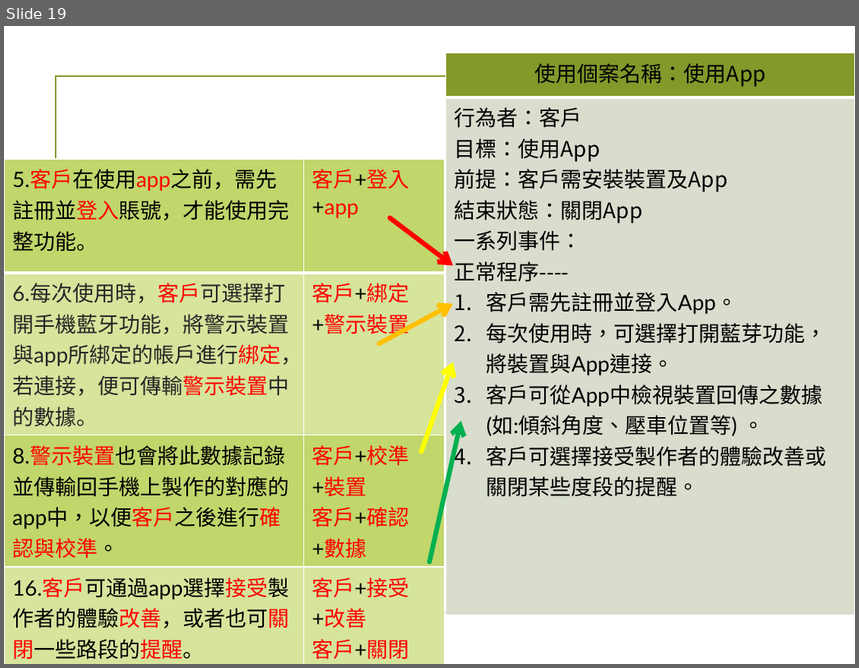
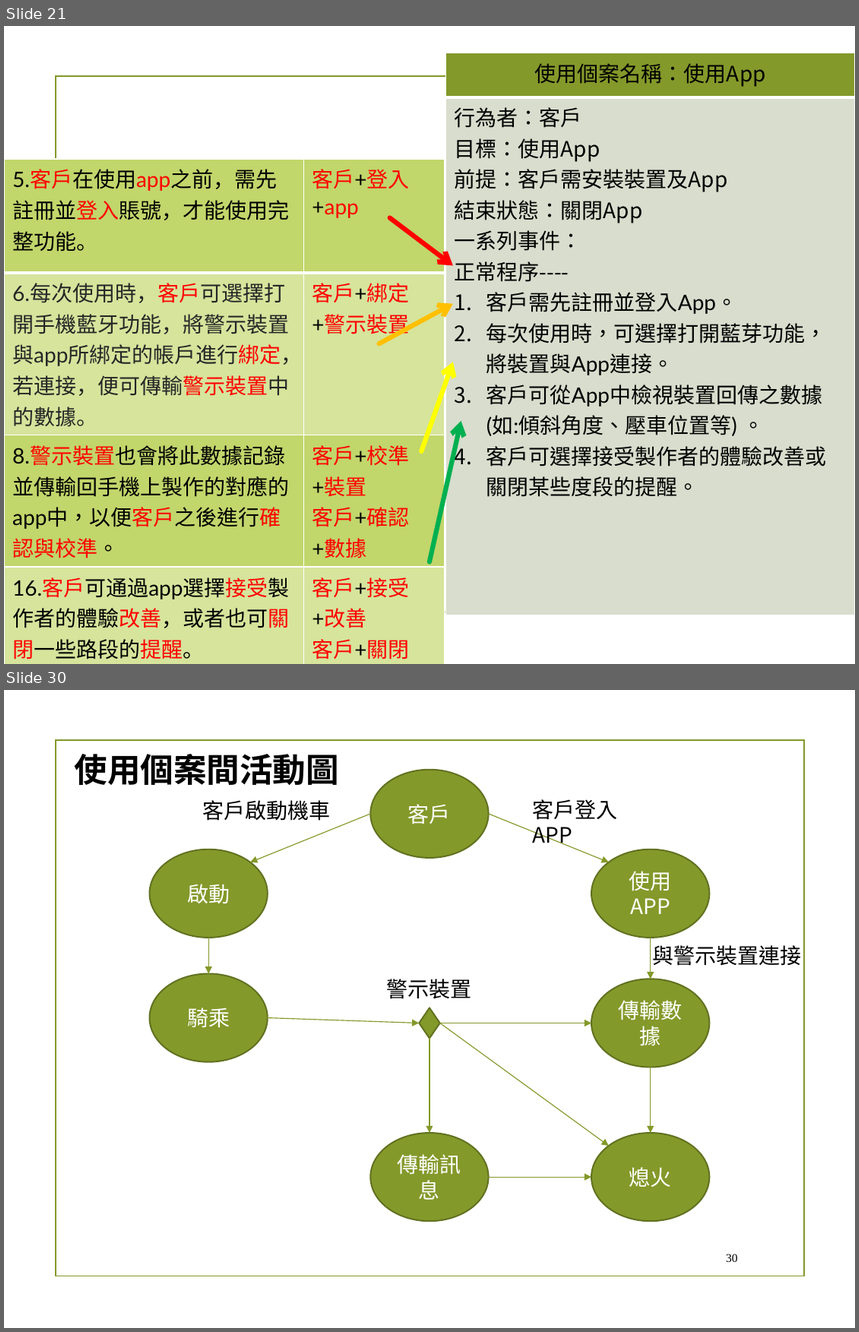
Before and after one commit to chandlerkuo/sharepee, a slide deck: 陀螺儀機車警示裝置.pptx. Shown one above the other, each under a label of ours: slide 19 before the commit, slides 21 and 30 after it; the slides between them are not shown. The pictures are 859x668 and 859x1332 pixels, drawn with LibreOffice and Linux fonts; fonts in the diff are those of the drawing; background and template pictures are left out. Boxes give left, top, right and bottom in pixels: in the first picture for what was removed or moved away, otherwise in the second. Text is boxed around its words. In the diff, an @@ line names an element or a change of style, - is before the commit and + after.

Commit message:
Update 陀螺儀機車警示裝置.pptx
加入使用個案圖

```diff
--- a/陀螺儀機車警示裝置.pptx
+++ b/陀螺儀機車警示裝置.pptx
@@ slide 30 added at (4, 690, 855, 1328), background picture (left out); not listed: 1 template element that a slide beside it also shows @@
@@ text added at (75, 754, 339, 785), 28 pt, text #000000, bold @@
+使用個案間活動圖
@@ ellipse added at (371, 770, 489, 859), fill #83992A, outline #61711F 1.25 pt, 18 pt, text #FFFFFF @@
+客戶
@@ text added at (203, 800, 331, 821), 18 pt, text #000000 @@
+客戶啟動機車
@@ text added at (533, 799, 618, 848), 18 pt, text #000000 @@
+客戶登入APP
@@ arrow added from (371, 813) to (250, 862), #83992A 0.75 pt @@
@@ arrow added from (488, 813) to (609, 862), #83992A 0.75 pt @@
@@ ellipse added at (150, 849, 268, 938), fill #83992A, outline #61711F 1.25 pt, 18 pt, text #FFFFFF @@
+啟動
@@ ellipse added at (591, 849, 709, 938), fill #83992A, outline #61711F 1.25 pt, 18 pt, text #FFFFFF @@
+使用APP
@@ arrow added from (208, 938) to (208, 973), #83992A 0.75 pt @@
@@ arrow added from (651, 938) to (651, 980), #83992A 0.75 pt @@
@@ text added at (652, 945, 801, 966), 18 pt, text #000000 @@
+與警示裝置連接
@@ ellipse added at (150, 973, 268, 1062), fill #83992A, outline #61711F 1.25 pt, 18 pt, text #FFFFFF @@
+騎乘
@@ text added at (386, 979, 471, 999), 18 pt, text #000000 @@
+警示裝置
@@ ellipse added at (591, 980, 709, 1068), fill #83992A, outline #61711F 1.25 pt, 18 pt, text #FFFFFF @@
+傳輸數據
@@ diamond added at (420, 1008, 441, 1039), fill #83992A, outline #61711F 1.25 pt @@
@@ arrow added from (268, 1018) to (420, 1024), #83992A 0.75 pt @@
@@ arrow added from (439, 1024) to (591, 1024), #83992A 0.75 pt @@
@@ arrow added from (439, 1024) to (609, 1146), #83992A 0.75 pt @@
@@ arrow added from (430, 1038) to (430, 1134), #83992A 0.75 pt @@
@@ arrow added from (651, 1067) to (651, 1134), #83992A 0.75 pt @@
@@ ellipse added at (371, 1134, 489, 1222), fill #83992A, outline #61711F 1.25 pt, 18 pt, text #FFFFFF @@
+傳輸訊息
@@ ellipse added at (591, 1134, 709, 1222), fill #83992A, outline #61711F 1.25 pt, 18 pt, text #FFFFFF @@
+熄火
@@ arrow added from (488, 1177) to (591, 1177), #83992A 0.75 pt @@
@@ page number added at (726, 1254, 738, 1262), 10 pt, text #000000 @@
+30
@@ what was slide 19 is now slide 21 @@
```
Also in this commit, not shown: 2 slides changed, 10 other slides added.
